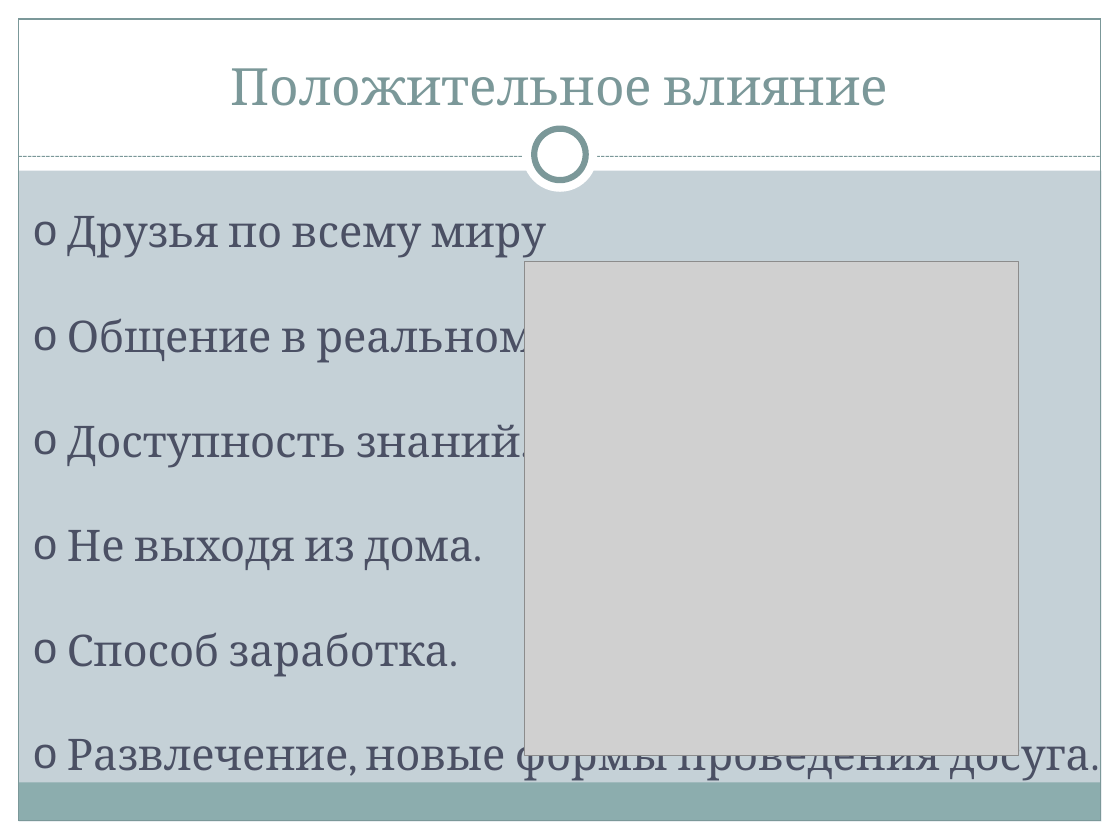
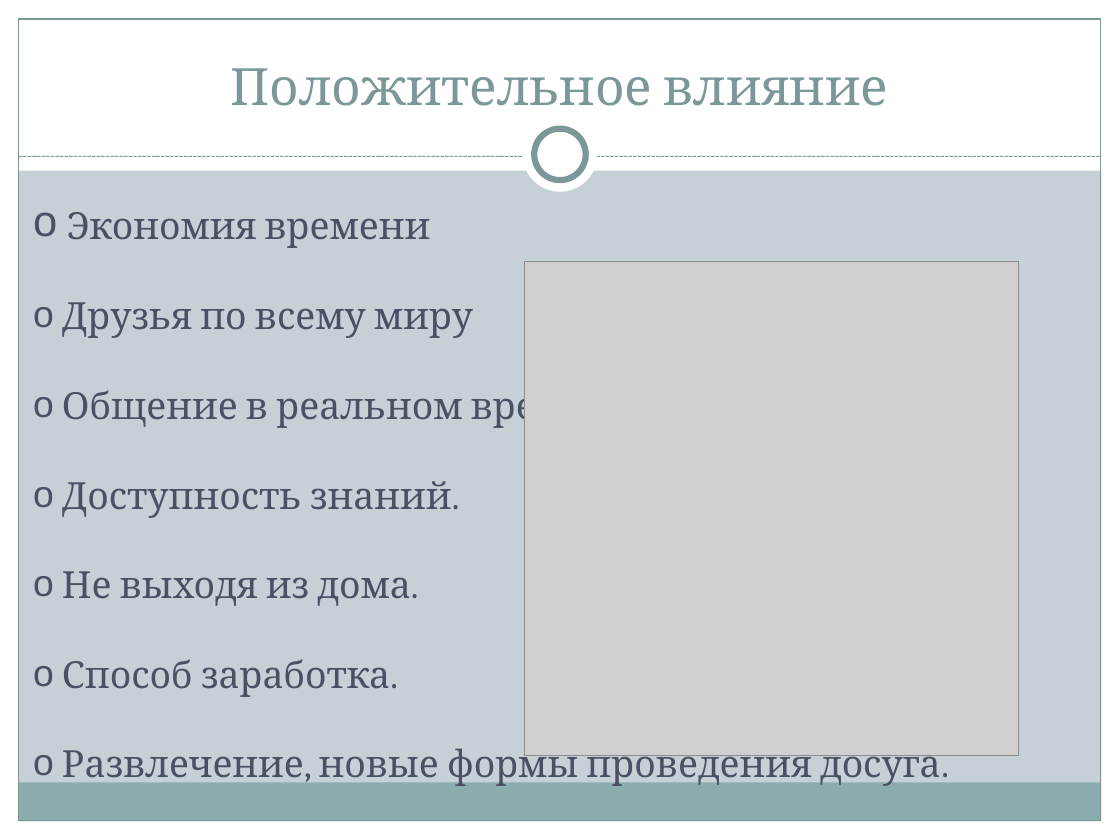
Before and after one commit to Ivan2802/itog_project_9, a slide deck: slide 5 of Проект.pptx. Drawn at 1120x840 pixels with LibreOffice and Linux fonts; fonts in the diff are those of the drawing; grey boxes stand for pictures. Boxes give left, top, right and bottom in pixels: in the first picture for what was removed or moved away, otherwise in the second. Text is boxed around its words. In the diff, an @@ line names an element or a change of style, - is before the commit and + after.

```diff
--- a/Проект.pptx
+++ b/Проект.pptx
@@ text at box(67, 212, 431, 248): paragraph added @@
+o Экономия времени
@@ text at box(62, 302, 941, 788): size 28 to 24 pt in "Друзья по всему миру", "Общение в реальном времени.", "Доступность знаний.", "Не выходя из дома." and 2 more places @@
```
Also in this commit, not shown: 2 other slides changed, 1 other file.
